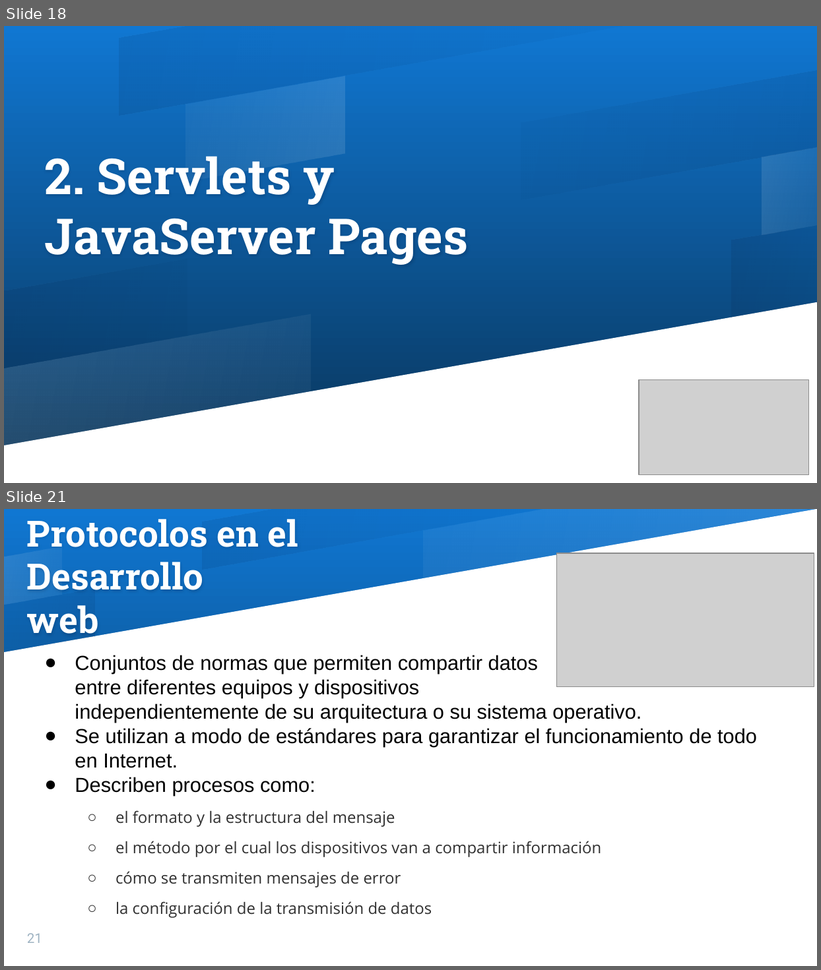
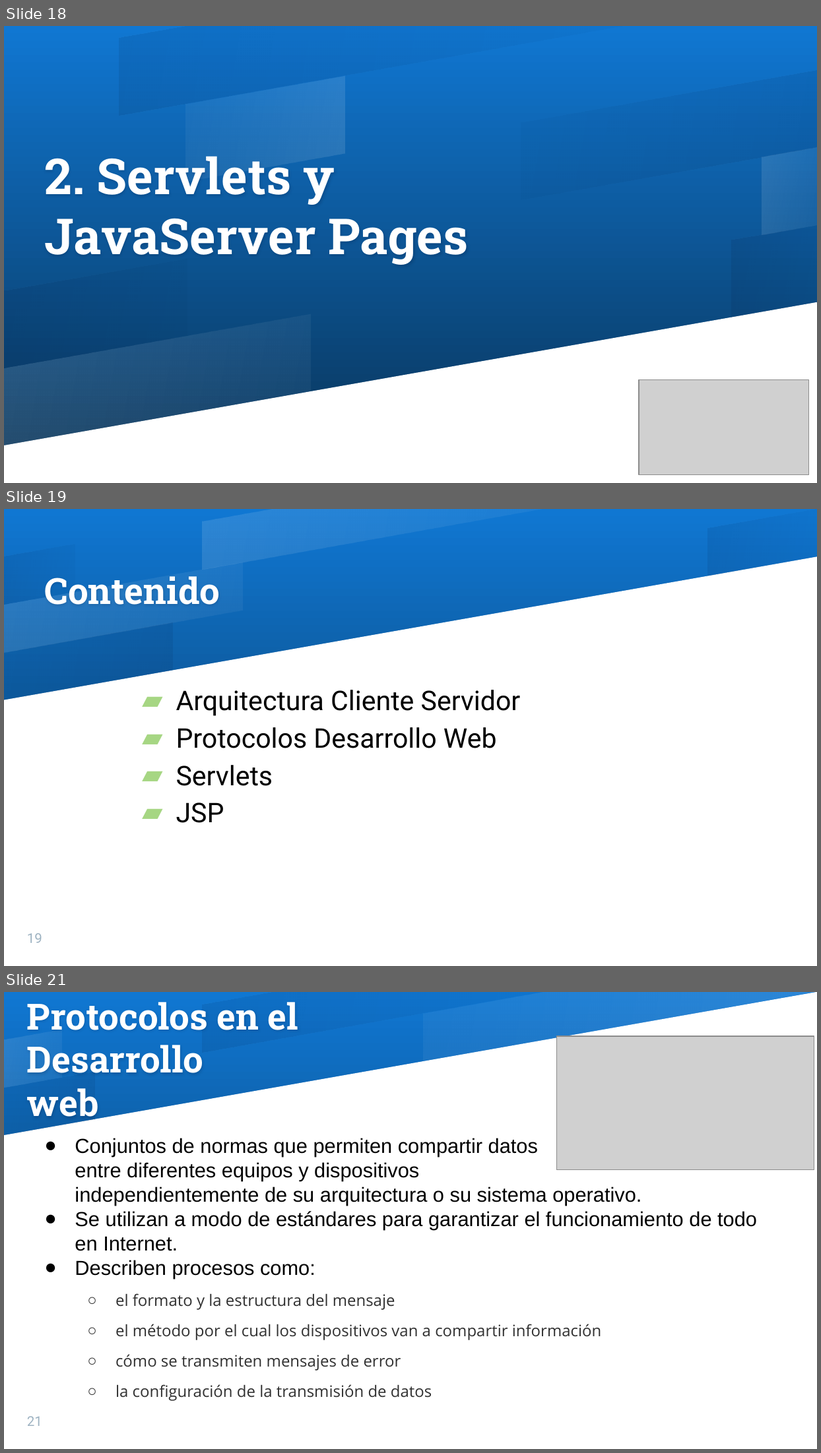
Before and after one commit to gladyscarrillo/JAVAEE, a slide deck: CursoJAVAEmpresarial.pptx. Shown one above the other, each under a label of ours: slides 18 and 21 before the commit, slides 18, 19 and 21 after it; the slides between them are not shown. The pictures are 821x970 and 821x1453 pixels, drawn with LibreOffice and Linux fonts; fonts in the diff are those of the drawing; grey boxes stand for pictures. Boxes give left, top, right and bottom in pixels: in the first picture for what was removed or moved away, otherwise in the second. Text is boxed around its words. In the diff, an @@ line names an element or a change of style, - is before the commit and + after.

```diff
--- a/CursoJAVAEmpresarial.pptx
+++ b/CursoJAVAEmpresarial.pptx
@@ slide 19 added at bbox=[4, 509, 817, 966], background gradient #1077D2 to #093153 @@
@@ group added at bbox=[4, 509, 817, 966]: 6 freeform shapes @@
@@ title added at bbox=[45, 576, 220, 605], 32 pt, text #FFFFFF, bold @@
+Contenido
@@ text added at bbox=[176, 690, 521, 823], 24 pt, text #000000 @@
+▰ Arquitectura Cliente Servidor
+▰ Protocolos Desarrollo Web
+▰ Servlets
+▰ JSP
@@ page number added at bbox=[27, 933, 42, 943], 12 pt, text #9EB3C2 @@
+19
```
Also in this commit, not shown: 1 slide changed, 1 slide removed.
